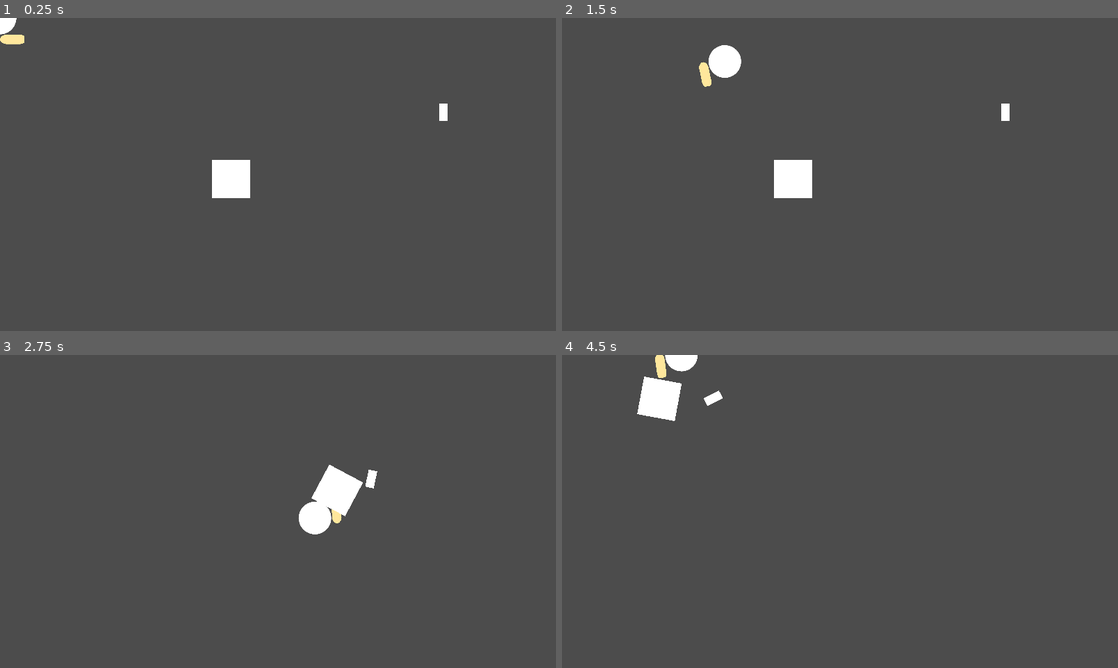
Above: before the commit, frames 1-4 (two rows, left to right).
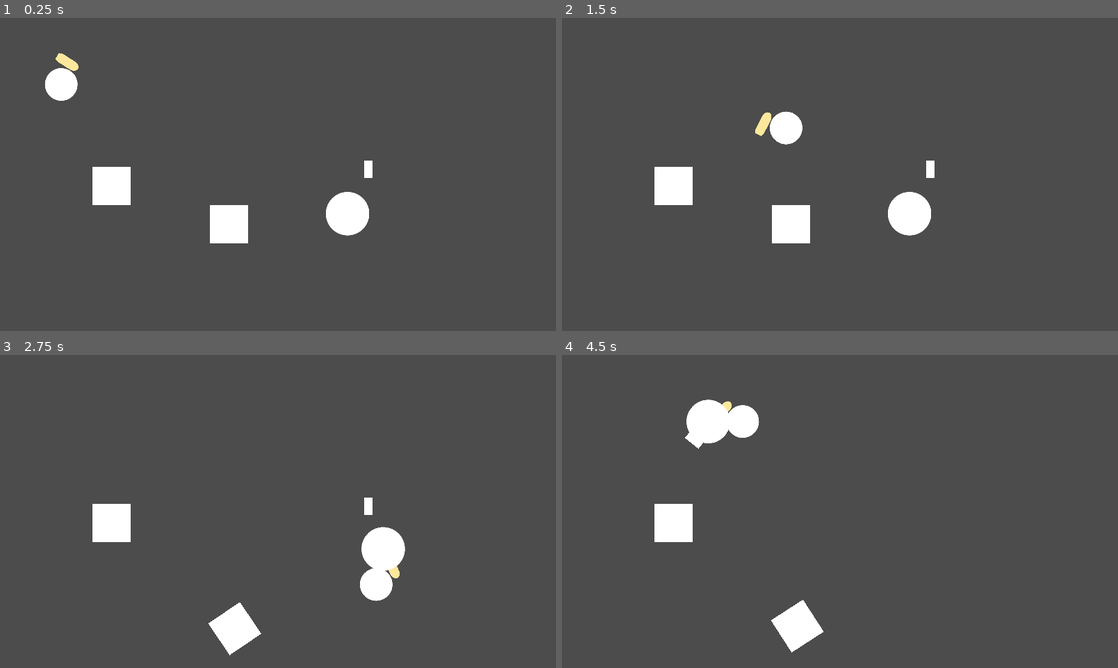
Above: after the commit, the same moments.

Repository: wet-floor/1501-final-project
Game: Godot game, scene res://testing/hendry/testing.tscn
Two runs of this game, one before a commit and one after it. Both use one fixed random seed, a clock stepped at 60 frames per second and the inputs below. This scene is started directly instead of the project's main scene.
Inputs (mouse positions are in pixels of both pictures, inside the frame that each line leads up to):
- Up to frame 1 (0.25 s): no input
- Up to frame 2 (1.5 s): tap Enter (ui_accept) at 0.5, 0.77 s; move the mouse to (962, 158) at 0.52 s; hold D (player_right) 0.53-1.28 s; tap Mouse wheel up (inv_left) at 0.6 s; tap Mouse wheel down (inv_right) at 0.8, 1.35 s; move the mouse to (728, 190) at 1.27 s; hold S (player_down) from 1.28 s (still down)
- Up to frame 3 (2.75 s): tap Enter (ui_accept) at 1.52 s; right-click (166, 527) at 1.55 s; move the mouse to (333, 442) at 2.02 s; release S (player_down) at 2.03 s; hold D (player_right) from 2.03 s (still down); hold Right mouse button (player_suck) from 2.03 s (still down); tap Mouse wheel up (inv_left) at 2.3 s
- Up to frame 4 (4.5 s): move the mouse to (812, 574) at 2.77 s; release D (player_right) at 2.78 s; release Right mouse button (player_suck) at 2.78 s; hold W (player_up) 2.78-3.53 s; tap Mouse wheel up (inv_left) at 2.85 s; tap Enter (ui_accept) at 3.02, 3.77 s; tap Mouse wheel down (inv_right) at 3.05, 3.6 s; move the mouse to (1006, 558) at 3.52 s; hold Right mouse button (player_suck) 3.53-4.28 s; hold A (player_left) from 3.53 s (still down); move the mouse to (673, 464) at 4.27 s; click (673, 464) at 4.35 s

The runs differ from the first frame. In frame 1, 4.4% of the frame differs, in the area x 0-81%, y 0-72%; in frame 2, 4.8%, in the area x 16-81%, y 8-72%; in frame 3, 4.6%; in frame 4, 4.3%.

Commit message:
Better physics for inventory
(The solution is to literally put boxes around the edge of the screen. Yay...)

Diff:
--- a/project.godot
+++ b/project.godot
@@ -21,7 +21,7 @@
 window/size/height=720
 window/dpi/allow_hidpi=true
 window/stretch/mode="2d"
-window/stretch/aspect="keep_height"
+window/stretch/aspect="keep_width"
 
 [gui]
 
@@ -101,7 +101,7 @@
 
 [physics]
 
-common/physics_fps=300
+common/physics_fps=120
 common/enable_pause_aware_picking=true
 2d/default_gravity_vector=Vector2( 0, 0 )
 
--- /dev/null
+++ b/testing/hendry/Component.tscn
@@ -0,0 +1,20 @@
+[gd_scene load_steps=4 format=2]
+
+[ext_resource path="res://testing/assets/circle.png" type="Texture" id=1]
+[ext_resource path="res://testing/hendry/ComponentPhysicsMaterial.tres" type="PhysicsMaterial" id=2]
+
+[sub_resource type="CircleShape2D" id=1]
+radius = 50.0
+
+[node name="Component" type="RigidBody2D"]
+position = Vector2( 800, 450 )
+physics_material_override = ExtResource( 2 )
+linear_damp = 2.741
+angular_damp = 1.993
+
+[node name="Sprite" type="Sprite" parent="."]
+scale = Vector2( 0.4, 0.4 )
+texture = ExtResource( 1 )
+
+[node name="CollisionShape2D" type="CollisionShape2D" parent="."]
+shape = SubResource( 1 )
--- /dev/null
+++ b/testing/hendry/ComponentPhysicsMaterial.tres
@@ -0,0 +1,6 @@
+[gd_resource type="PhysicsMaterial" format=2]
+
+[resource]
+friction = 0.85
+rough = true
+bounce = 0.3
--- a/testing/hendry/inventory.gd
+++ b/testing/hendry/inventory.gd
@@ -13,7 +13,7 @@
 		else:
 			currently_selected -= 1
 		print(inventory[currently_selected])
-		print(get_children())
+		# print(get_children())
 
 	if Input.is_action_just_released("inv_right"):
 		if currently_selected + 1 == inventory.size():
@@ -21,7 +21,7 @@
 		else:
 			currently_selected += 1
 		print(inventory[currently_selected])
-		print(get_children())
+		# print(get_children())
 
 
 # add items to the inventory
@@ -71,12 +71,17 @@
 			n.collision_layer = 0
 			n.collision_mask = 0
 
+			# n.global_position = global_position
+			# n.global_rotation = global_rotation
+			# n.linear_velocity = Vector2.ZERO
+			# n.angular_velocity = 0
+
 	# 2. show the thing that's currently selected
 	if inventory[currently_selected] != null:
 		var n : RigidBody2D = inventory[currently_selected]
 		n.show()
-		n.collision_layer = 2
-		n.collision_mask = 2
+		n.collision_layer = 1
+		n.collision_mask = 1
 
 		# TODO: some inventory items don't get displayed and instead has many items within it
 		#if inventory[currently_selected].body_is_in_group("stackable"):
--- a/testing/hendry/tdPlayer.gd
+++ b/testing/hendry/tdPlayer.gd
@@ -82,13 +82,14 @@
 
 
 func suck():
-	# if inventory.get_current_item() == null:
+	if inventory.get_current_item() == null:
 		sucking = true
+		# print(sucking)
 		for body in direct_range_objects:
 			var suck_impulse = (inventory.global_position - body.global_position).normalized() * suck_power
 			body.apply_central_impulse(suck_impulse)
-	# else:
-		# sucking = false
+	else:
+		sucking = false
 
 
 func charge_shot(delta):
@@ -151,12 +152,14 @@
 
 ## SIGNALS
 func _on_Direct_Range_body_entered(body):
-	direct_range_objects.append(body)
+	if body.is_in_group("object"):
+		direct_range_objects.append(body)
 	print(direct_range_objects)
 
 
 func _on_Direct_Range_body_exited(body):
-	direct_range_objects.erase(body)
+	if body.is_in_group("object"):
+		direct_range_objects.erase(body)
 	print(direct_range_objects)
 
 
--- a/testing/hendry/tdPlayer.tscn
+++ b/testing/hendry/tdPlayer.tscn
@@ -37,13 +37,9 @@
 
 [node name="Inventory" parent="Hand" instance=ExtResource( 4 )]
 position = Vector2( 58, 0 )
-collision_layer = 2
-collision_mask = 2
 
 [node name="Direct Range" type="Area2D" parent="Hand"]
 position = Vector2( 45, 0 )
-collision_layer = 2
-collision_mask = 2
 
 [node name="CollisionPolygon2D" type="CollisionPolygon2D" parent="Hand/Direct Range"]
 polygon = PoolVector2Array( 30, 0, 30, -10, 500, -200, 550, -60, 550, 60, 500, 200, 30, 10 )
--- /dev/null
+++ b/testing/hendry/testObject1.tscn
@@ -0,0 +1,25 @@
+[gd_scene load_steps=5 format=2]
+
+[ext_resource path="res://testing/chloe/placeholder_assets/placeholder_object.png" type="Texture" id=1]
+[ext_resource path="res://testing/hendry/test_object.gd" type="Script" id=2]
+
+[sub_resource type="PhysicsMaterial" id=2]
+friction = 0.7
+rough = true
+bounce = 0.28
+
+[sub_resource type="RectangleShape2D" id=1]
+extents = Vector2( 44, 44 )
+
+[node name="RigidBody2D" type="RigidBody2D"]
+physics_material_override = SubResource( 2 )
+linear_damp = 1.993
+script = ExtResource( 2 )
+
+[node name="Sprite" type="Sprite" parent="."]
+position = Vector2( 0.999994, 0.999994 )
+scale = Vector2( 2.75, 2.75 )
+texture = ExtResource( 1 )
+
+[node name="CollisionShape2D" type="CollisionShape2D" parent="."]
+shape = SubResource( 1 )
--- /dev/null
+++ b/testing/hendry/testObject2.tscn
@@ -0,0 +1,27 @@
+[gd_scene load_steps=5 format=2]
+
+[ext_resource path="res://testing/chloe/placeholder_assets/placeholder_object.png" type="Texture" id=1]
+[ext_resource path="res://testing/hendry/test_object.gd" type="Script" id=2]
+
+[sub_resource type="PhysicsMaterial" id=2]
+friction = 0.75
+rough = true
+bounce = 0.27
+
+[sub_resource type="RectangleShape2D" id=1]
+extents = Vector2( 10, 20 )
+
+[node name="RigidBody2D" type="RigidBody2D"]
+physics_material_override = SubResource( 2 )
+linear_damp = 2.741
+angular_damp = 2.741
+script = ExtResource( 2 )
+
+[node name="Sprite" type="Sprite" parent="."]
+position = Vector2( 0.99999, -1 )
+scale = Vector2( 0.624999, 1.25 )
+texture = ExtResource( 1 )
+
+[node name="CollisionShape2D" type="CollisionShape2D" parent="."]
+position = Vector2( 1, -1 )
+shape = SubResource( 1 )
--- a/testing/hendry/test_object.gd
+++ b/testing/hendry/test_object.gd
@@ -3,30 +3,10 @@
 var screensize
 
 
-# Called when the node enters the scene tree for the first time.
-func _ready():
+func _physics_process(delta):
 	screensize = get_viewport_rect().size
-	pass # Replace with function body.
-
-
-func _physics_process(delta):
 	position.x = clamp(position.x, 0, screensize.x)
 	position.y = clamp(position.y, 0, screensize.y)
 
-	if position.x > screensize.x - 100:
-		position.x = screensize.x - 100
-	if position.x < 100:
-		position.x = 100
-	if position.y > screensize.y - 100:
-		position.y = screensize.y - 100
-	if position.y < 100:
-		position.y = 100
 
 	# print(position)
-
-# Called every frame. 'delta' is the elapsed time since the previous frame.
-func _process(delta):
-
-	#position.x = clamp(position.x, 0, screensize.x)
-	#position.y = clamp(position.y, 0, screensize.y)
-	pass
--- a/testing/hendry/testing.tscn
+++ b/testing/hendry/testing.tscn
@@ -1,73 +1,69 @@
-[gd_scene load_steps=8 format=2]
+[gd_scene load_steps=9 format=2]
 
 [ext_resource path="res://testing/hendry/tdPlayer.tscn" type="PackedScene" id=1]
 [ext_resource path="res://testing/chloe/placeholder_assets/placeholder_object.png" type="Texture" id=2]
-[ext_resource path="res://testing/hendry/test_object.gd" type="Script" id=3]
+[ext_resource path="res://testing/hendry/testObject2.tscn" type="PackedScene" id=3]
+[ext_resource path="res://testing/hendry/Component.tscn" type="PackedScene" id=4]
+[ext_resource path="res://testing/hendry/testObject1.tscn" type="PackedScene" id=5]
 
-[sub_resource type="PhysicsMaterial" id=3]
-friction = 0.72
-rough = true
-bounce = 0.23
+[sub_resource type="RectangleShape2D" id=1]
+extents = Vector2( 75, 377.5 )
+
+[sub_resource type="RectangleShape2D" id=2]
+extents = Vector2( 756.5, 56.5 )
 
 [sub_resource type="RectangleShape2D" id=5]
 extents = Vector2( 44, 44 )
 
-[sub_resource type="PhysicsMaterial" id=4]
-friction = 0.83
-rough = true
-bounce = 0.31
-
-[sub_resource type="RectangleShape2D" id=6]
-extents = Vector2( 10, 19.5 )
-
 [node name="Root" type="Node"]
 
 [node name="tdPlayer" parent="." instance=ExtResource( 1 )]
-collision_layer = 3
-collision_mask = 3
+position = Vector2( 141, 153 )
 suck_power = 30
 shoot_strength = 5000
 charge_rate = 3.0
 
-[node name="RigidBody2D" type="RigidBody2D" parent="."]
-position = Vector2( 531, 369 )
-collision_layer = 2
-collision_mask = 2
-mass = 1.49
-physics_material_override = SubResource( 3 )
+[node name="RigidBody2D" parent="." groups=["object"] instance=ExtResource( 5 )]
+position = Vector2( 526, 473 )
 linear_damp = 3.0
 angular_damp = 3.0
-script = ExtResource( 3 )
+script = null
+
+[node name="RigidBody2D2" parent="." groups=["object"] instance=ExtResource( 3 )]
+position = Vector2( 847, 349 )
+script = null
+
+[node name="Component" parent="." groups=["object"] instance=ExtResource( 4 )]
+
+[node name="Walls" type="StaticBody2D" parent="."]
+
+[node name="Left Wall" type="CollisionShape2D" parent="Walls"]
+position = Vector2( -76, 373.5 )
+shape = SubResource( 1 )
+
+[node name="Right Wall" type="CollisionShape2D" parent="Walls"]
+position = Vector2( 1356, 361 )
+shape = SubResource( 1 )
+
+[node name="Top Wall" type="CollisionShape2D" parent="Walls"]
+position = Vector2( 639, -58 )
+shape = SubResource( 2 )
+
+[node name="Bottom Wall" type="CollisionShape2D" parent="Walls"]
+position = Vector2( 674, 777 )
+shape = SubResource( 2 )
+
+[node name="RigidBody2D3" parent="." instance=ExtResource( 3 )]
+position = Vector2( 256, 385 )
 __meta__ = {
 "_edit_group_": true
 }
 
-[node name="Sprite" type="Sprite" parent="RigidBody2D"]
+[node name="CollisionShape2D2" type="CollisionShape2D" parent="RigidBody2D3"]
+position = Vector2( 2, 1 )
+shape = SubResource( 5 )
+
+[node name="Sprite2" type="Sprite" parent="RigidBody2D3"]
 position = Vector2( 0.999994, 0.999994 )
 scale = Vector2( 2.75, 2.75 )
 texture = ExtResource( 2 )
-
-[node name="CollisionShape2D" type="CollisionShape2D" parent="RigidBody2D"]
-position = Vector2( 2, 1 )
-shape = SubResource( 5 )
-
-[node name="RigidBody2D2" type="RigidBody2D" parent="."]
-position = Vector2( 1020, 217 )
-collision_layer = 2
-collision_mask = 2
-physics_material_override = SubResource( 4 )
-linear_damp = 3.0
-angular_damp = 1.993
-script = ExtResource( 3 )
-__meta__ = {
-"_edit_group_": true
-}
-
-[node name="Sprite" type="Sprite" parent="RigidBody2D2"]
-position = Vector2( 0.99999, -1 )
-scale = Vector2( 0.624999, 1.25 )
-texture = ExtResource( 2 )
-
-[node name="CollisionShape2D" type="CollisionShape2D" parent="RigidBody2D2"]
-position = Vector2( 0, -0.5 )
-shape = SubResource( 6 )
